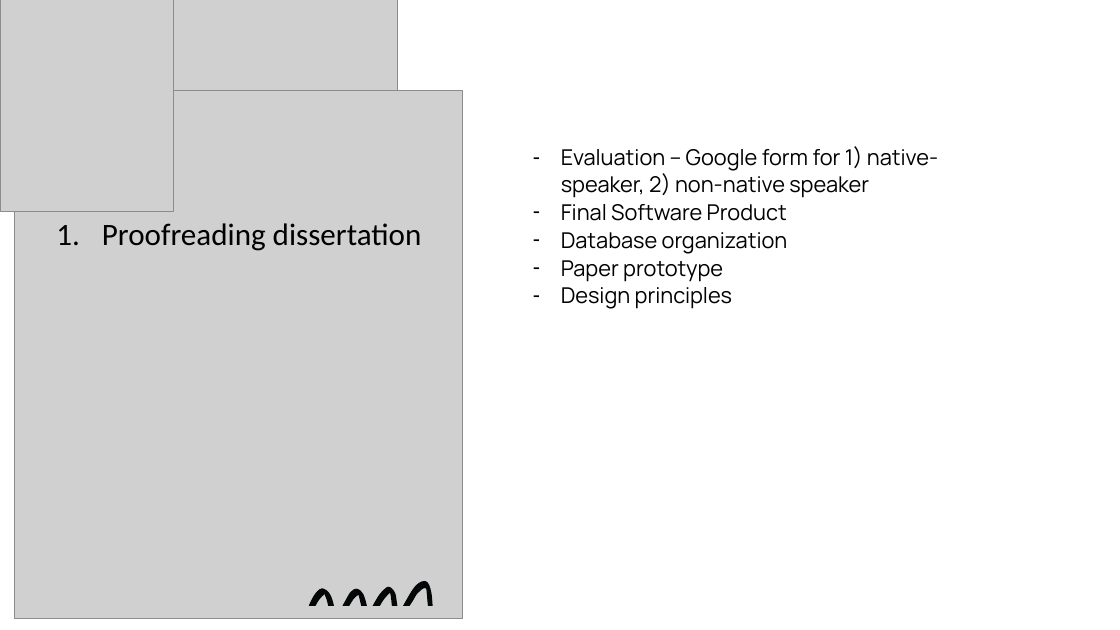
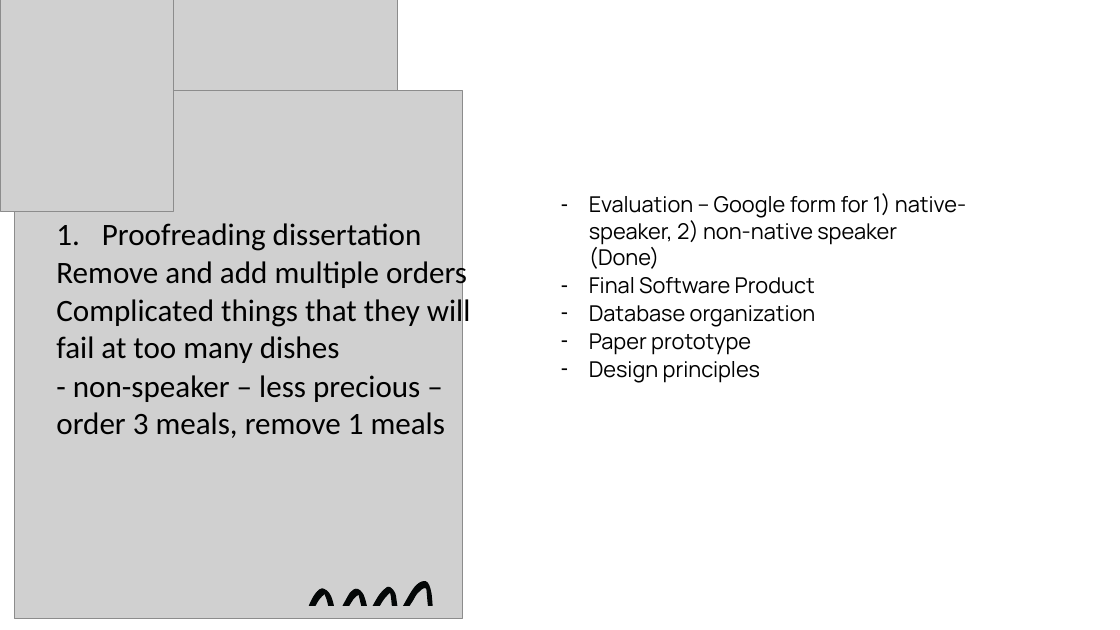
Before and after one commit to andrewwu531/final_year_dissertation, a slide deck: slide 3 of Documentations/Supervisor Meeting PowerPoints/14._Supervisor_Meeting_26Feb21.pptx. Drawn at 1120x630 pixels with LibreOffice and Linux fonts; fonts in the diff are those of the drawing; grey boxes stand for pictures. Boxes give left, top, right and bottom in pixels: in the first picture for what was removed or moved away, otherwise in the second. Text is boxed around its words. In the diff, an @@ line names an element or a change of style, - is before the commit and + after.

```diff
--- a/Documentations/Supervisor Meeting PowerPoints/14._Supervisor_Meeting_26Feb21.pptx
+++ b/Documentations/Supervisor Meeting PowerPoints/14._Supervisor_Meeting_26Feb21.pptx
@@ text "Evaluation – Google form for ...": place and size @@
-text "Evaluation – Google form for ..." at (561, 146, 938, 309)
+text "Evaluation – Google form for ..." at (589, 193, 966, 383)
@@ text at (589, 193, 966, 269): text changed @@
-– Evaluation – Google form for 1) native-speaker, 2) non-native speaker
+– Evaluation – Google form for 1) native-speaker, 2) non-native speaker (Done)
@@ text at (56, 257, 471, 438): paragraphs added @@
+Remove and add multiple orders
+Complicated things that they will fail at too many dishes
+- non-speaker – less precious – order 3 meals, remove 1 meals
```
Also in this commit, not shown: 1 other slide changed, 14 other files.
